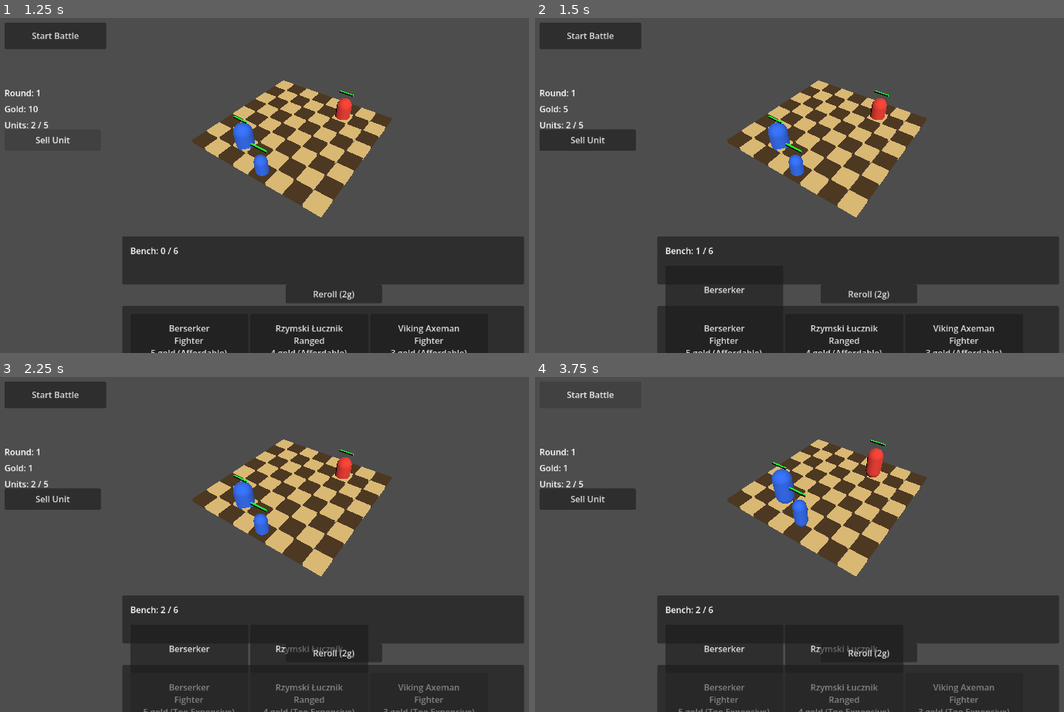
Above: before the commit, frames 1-4 (two rows, left to right).
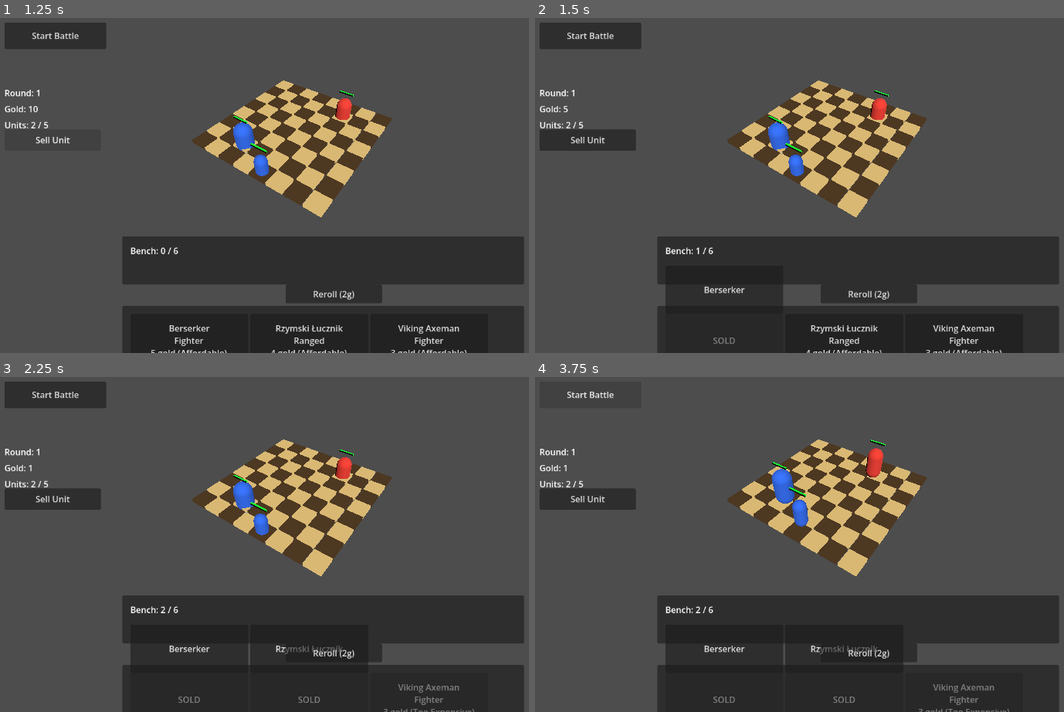
Above: after the commit, the same moments.

Repository: janmgryka-bit/warmarket
Game: Godot game, scene res://scenes/Main.tscn
Same seed, same stepped clock (60 frames per second), same inputs: the game is played once before the commit and once after it.
Inputs:
- Up to frame 1 (1.25 s): click "Sell Unit" at 0.5 s
- Up to frame 2 (1.5 s): click "Berserker Fighter 5 gold (Aff…" at 1.25 s
- Up to frame 3 (2.25 s): click "Rzymski Łucznik Ranged 4 gold…" at 2 s
- Up to frame 4 (3.75 s): click "Reroll (2g)" at 2.75 s; click "Start Battle" at 3.5 s

Frame 1 is identical in both runs. In frame 2, 0.2% of the frame differs, in the area x 28-43%, y 91-100%; in frame 3, 0.4%, in the area x 27-68%, y 91-100%; in frame 4, 0.4%.

Commit message:
Mark purchased shop slots as sold

Diff:
--- a/godot_project/war-market/scripts/game.gd
+++ b/godot_project/war-market/scripts/game.gd
@@ -58,6 +58,7 @@
 ]
 var shop_offer_count: int = 3
 var current_shop_offers: Array[String] = []
+var sold_shop_offer_indices: Array[int] = []
 var player_roster: Array[Dictionary] = []
 var roster_id_counter: int = 0
 var round_number: int = 1
@@ -134,6 +135,7 @@
 
 func roll_shop_offers() -> void:
 	current_shop_offers.clear()
+	sold_shop_offer_indices.clear()
 	for i in range(shop_offer_count):
 		var random_index = randi_range(0, shop_unit_ids.size() - 1)
 		current_shop_offers.append(shop_unit_ids[random_index])
@@ -402,7 +404,8 @@
 func populate_shop() -> void:
 	clear_shop()
 
-	for unit_id in current_shop_offers:
+	for i in range(current_shop_offers.size()):
+		var unit_id = current_shop_offers[i]
 		var data: Dictionary = unit_database.get_unit_data(unit_id)
 
 		if data.is_empty():
@@ -410,24 +413,29 @@
 
 		var card := Button.new()
 		card.custom_minimum_size = Vector2(220, 90)
-		var can_afford = player_gold >= data["base_price"]
-		var affordability_text = "(Affordable)" if can_afford else "(Too Expensive)"
-		card.text = "%s\n%s\n%d gold %s" % [
-			data["name"],
-			data["role"],
-			data["base_price"],
-			affordability_text
-		]
-		card.disabled = not can_afford
-
-		card.pressed.connect(_on_shop_card_pressed.bind(unit_id))
+
+		if i in sold_shop_offer_indices:
+			card.text = "SOLD"
+			card.disabled = true
+		else:
+			var can_afford = player_gold >= data["base_price"]
+			var affordability_text = "(Affordable)" if can_afford else "(Too Expensive)"
+			card.text = "%s\n%s\n%d gold %s" % [
+				data["name"],
+				data["role"],
+				data["base_price"],
+				affordability_text
+			]
+			card.disabled = not can_afford
+			card.pressed.connect(_on_shop_card_pressed.bind(unit_id, i))
+
 		shop_items.add_child(card)
 
 func clear_shop() -> void:
 	for child in shop_items.get_children():
 		child.queue_free()
 
-func _on_shop_card_pressed(unit_id: String) -> void:
+func _on_shop_card_pressed(unit_id: String, offer_index: int) -> void:
 	if not is_preparation_phase():
 		print("Cannot buy outside preparation phase")
 		return
@@ -448,6 +456,7 @@
 
 	player_gold -= cost
 	bench_units.append({"unit_id": unit_id})
+	sold_shop_offer_indices.append(offer_index)
 	update_gold_label()
 	update_bench_ui()
 	populate_shop()
